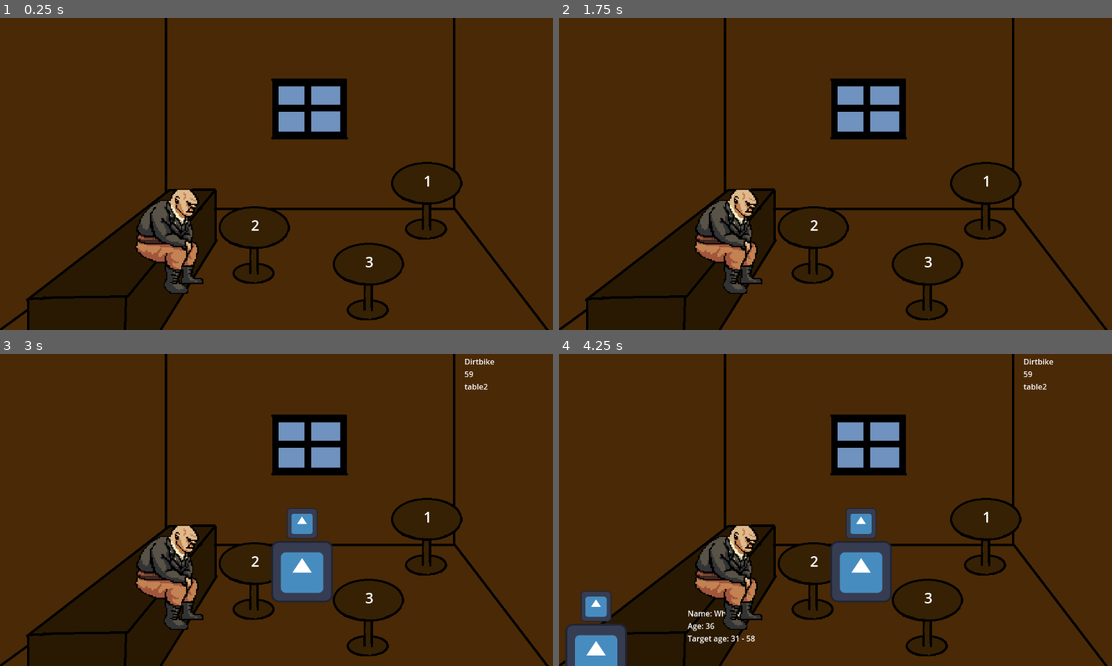
Above: before the commit, frames 1-4 (two rows, left to right).
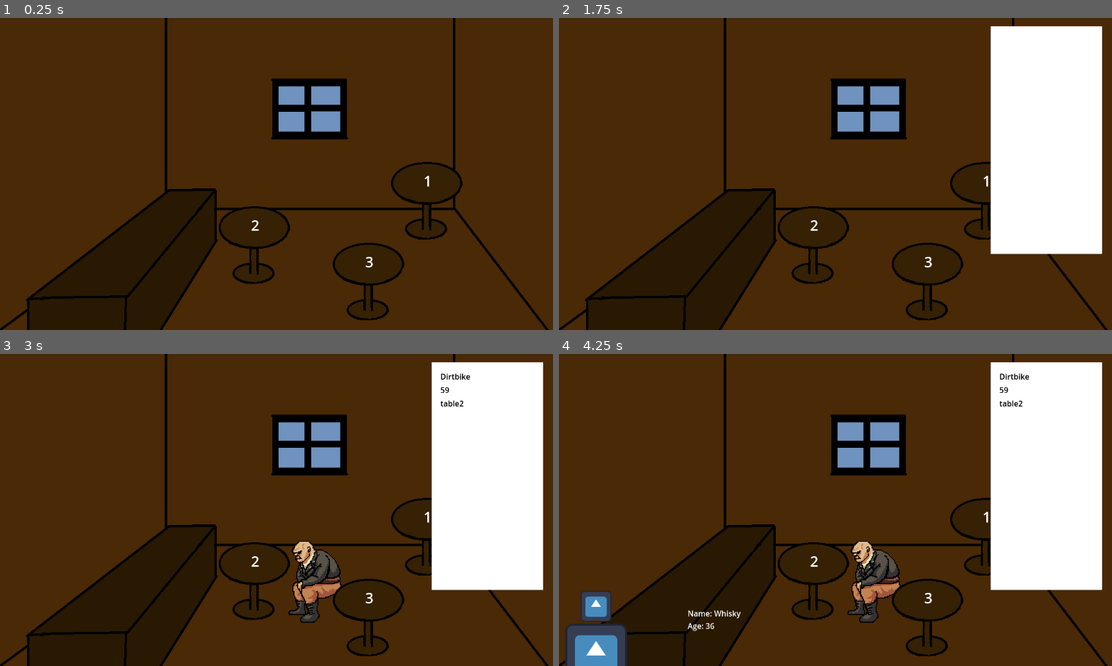
Above: after the commit, the same moments.

Repository: henpatsi/BurlyBikerBuddies
Game: Godot game, scene res://scenes/levels/level_test.tscn
Same seed, same stepped clock (60 frames per second), same inputs: the game is played once before the commit and once after it. Before the commit the project starts from res://level_test.tscn. The engine's default icon, where the game draws it, is replaced by a stand-in: a white triangle on a blue panel in a dark square.
Inputs:
- Up to frame 1 (0.25 s): no input
- Up to frame 2 (1.75 s): tap Enter at 0.5 s; tap Space (show_current_patrons) at 0.6, 1.25, 1.55 s; tap 1 (select_table1) at 1.35 s
- Up to frame 3 (3 s): tap Enter at 2 s; tap 2 (select_table2) at 2.1 s; tap Space (show_current_patrons) at 2.3, 2.75 s; tap 3 (select_table3) at 2.85 s
- Up to frame 4 (4.25 s): tap Space (show_current_patrons) at 3.05, 3.6 s; tap Enter at 3.5 s

The runs differ from the first frame. In frame 1, 2.5% of the frame differs, in the area x 24-37%, y 55-89%; in frame 2, 17%; in frame 3, 20%; in frame 4, 20%, in the area x 23-99%, y 1-93%.

Commit message:
added patron leaving and reaction to relationship

Diff:
--- a/level_test.tscn
+++ /dev/null
@@ -1,70 +0,0 @@
-[gd_scene load_steps=7 format=3 uid="uid://dfap2j2to0g7m"]
-
-[ext_resource type="Script" path="res://scripts/level_test.gd" id="1_2wxkj"]
-[ext_resource type="Texture2D" uid="uid://tgmgbpc6afsb" path="res://images/bar.png" id="1_msao1"]
-[ext_resource type="PackedScene" uid="uid://ddshbf5is1qw0" path="res://scenes/table.tscn" id="2_n7k1v"]
-[ext_resource type="Script" path="res://scripts/stats_label.gd" id="4_4kncd"]
-[ext_resource type="Script" path="res://scripts/stats_tracker.gd" id="5_61pai"]
-[ext_resource type="Texture2D" uid="uid://dndvnsyuk8lx5" path="res://images/characters/Side_Short_Neutral_OriginalSize.png" id="6_usya7"]
-
-[node name="LevelTest" type="Node2D"]
-script = ExtResource("1_2wxkj")
-
-[node name="CanvasLayer" type="CanvasLayer" parent="."]
-layer = -10
-
-[node name="Background" type="TextureRect" parent="CanvasLayer"]
-z_index = -100
-offset_right = 1152.0
-offset_bottom = 648.0
-texture = ExtResource("1_msao1")
-
-[node name="tables" type="Node" parent="."]
-
-[node name="table1" parent="tables" instance=ExtResource("2_n7k1v")]
-position = Vector2(885, 380)
-
-[node name="table2" parent="tables" instance=ExtResource("2_n7k1v")]
-position = Vector2(527, 472)
-
-[node name="Table" parent="tables/table2" index="0"]
-z_index = -40
-
-[node name="Label" parent="tables/table2/Table" index="0"]
-text = "2"
-
-[node name="table3" parent="tables" instance=ExtResource("2_n7k1v")]
-position = Vector2(764, 548)
-
-[node name="Table" parent="tables/table3" index="0"]
-z_index = -30
-
-[node name="Label" parent="tables/table3/Table" index="0"]
-text = "3"
-
-[node name="PatronSpawn" type="Node2D" parent="."]
-position = Vector2(77, 624)
-
-[node name="StatsLabel" type="Label" parent="PatronSpawn"]
-offset_left = 190.0
-offset_top = -97.0
-offset_right = 276.0
-offset_bottom = -48.0
-script = ExtResource("4_4kncd")
-
-[node name="StatsTracker" type="Node" parent="PatronSpawn"]
-script = ExtResource("5_61pai")
-
-[node name="PatronHistory" type="Label" parent="."]
-offset_left = 964.0
-offset_top = 4.0
-offset_right = 1004.0
-offset_bottom = 27.0
-
-[node name="SideShortNeutralOriginalSize" type="Sprite2D" parent="."]
-position = Vector2(386, 437)
-scale = Vector2(2.57222, 2.57222)
-texture = ExtResource("6_usya7")
-
-[editable path="tables/table2"]
-[editable path="tables/table3"]
--- a/project.godot
+++ b/project.godot
@@ -11,7 +11,7 @@
 [application]
 
 config/name="NewYearNewSkillsGameJam2023"
-run/main_scene="res://level_test.tscn"
+run/main_scene="res://scenes/levels/level_test.tscn"
 config/features=PackedStringArray("4.2", "GL Compatibility")
 config/icon="res://icon.svg"
 
--- /dev/null
+++ b/scenes/levels/level_test.tscn
@@ -0,0 +1,62 @@
+[gd_scene load_steps=7 format=3 uid="uid://dfap2j2to0g7m"]
+
+[ext_resource type="Script" path="res://scripts/level_test.gd" id="1_6twdo"]
+[ext_resource type="Texture2D" uid="uid://tgmgbpc6afsb" path="res://images/bar.png" id="2_0m166"]
+[ext_resource type="PackedScene" uid="uid://ddshbf5is1qw0" path="res://scenes/table.tscn" id="3_yfafb"]
+[ext_resource type="Script" path="res://scripts/stats_label.gd" id="4_eappc"]
+[ext_resource type="Script" path="res://scripts/stats_tracker.gd" id="5_rum17"]
+[ext_resource type="PackedScene" uid="uid://dqyh0d4yaetbx" path="res://scenes/patron_history.tscn" id="6_sy6hx"]
+
+[node name="LevelTest" type="Node2D"]
+script = ExtResource("1_6twdo")
+
+[node name="Background" type="Sprite2D" parent="."]
+z_index = -100
+position = Vector2(576, 324)
+texture = ExtResource("2_0m166")
+
+[node name="tables" type="Node" parent="."]
+
+[node name="table1" parent="tables" instance=ExtResource("3_yfafb")]
+position = Vector2(885, 380)
+
+[node name="table2" parent="tables" instance=ExtResource("3_yfafb")]
+position = Vector2(527, 472)
+
+[node name="Table" parent="tables/table2" index="0"]
+z_index = -40
+
+[node name="Label" parent="tables/table2/Table" index="0"]
+text = "2"
+
+[node name="table3" parent="tables" instance=ExtResource("3_yfafb")]
+position = Vector2(764, 548)
+
+[node name="Table" parent="tables/table3" index="0"]
+z_index = -30
+
+[node name="Label" parent="tables/table3/Table" index="0"]
+text = "3"
+
+[node name="PatronSpawn" type="Node2D" parent="."]
+position = Vector2(77, 624)
+
+[node name="StatsLabel" type="Label" parent="PatronSpawn"]
+z_index = 50
+offset_left = 190.0
+offset_top = -97.0
+offset_right = 276.0
+offset_bottom = -48.0
+script = ExtResource("4_eappc")
+
+[node name="StatsTracker" type="Node" parent="."]
+script = ExtResource("5_rum17")
+
+[node name="PatronHistory" parent="." instance=ExtResource("6_sy6hx")]
+visible = false
+z_index = 50
+position = Vector2(1012, 254)
+
+[editable path="tables/table2"]
+[editable path="tables/table3"]
+[editable path="PatronHistory"]
--- /dev/null
+++ b/scenes/levels/main_menu.tscn
@@ -0,0 +1,24 @@
+[gd_scene format=3 uid="uid://b7xvolwbu4x5g"]
+
+[node name="MarginContainer" type="MarginContainer"]
+anchors_preset = 15
+anchor_right = 1.0
+anchor_bottom = 1.0
+grow_horizontal = 2
+grow_vertical = 2
+theme_override_constants/margin_left = 200
+theme_override_constants/margin_top = 80
+theme_override_constants/margin_right = 200
+theme_override_constants/margin_bottom = 80
+
+[node name="VBoxContainer" type="VBoxContainer" parent="."]
+layout_mode = 2
+theme_override_constants/separation = 10
+
+[node name="StartButton" type="Button" parent="VBoxContainer"]
+layout_mode = 2
+text = "Start"
+
+[node name="ExitButton" type="Button" parent="VBoxContainer"]
+layout_mode = 2
+text = "Exit"
--- /dev/null
+++ b/scenes/patron_history.tscn
@@ -0,0 +1,23 @@
+[gd_scene load_steps=3 format=3 uid="uid://dqyh0d4yaetbx"]
+
+[ext_resource type="Texture2D" uid="uid://dfx0jdmljrtt8" path="res://images/history_background.png" id="1_77lfb"]
+
+[sub_resource type="LabelSettings" id="LabelSettings_xxioo"]
+line_spacing = 5.0
+font_color = Color(0, 0, 0, 1)
+
+[node name="PatronHistory" type="Node2D"]
+z_index = 100
+
+[node name="PatronHistoryLabel" type="Label" parent="."]
+z_index = 100
+offset_left = -98.0
+offset_top = -219.0
+offset_right = 98.0
+offset_bottom = 215.0
+label_settings = SubResource("LabelSettings_xxioo")
+autowrap_mode = 1
+
+[node name="PatronHistoryBackground" type="Sprite2D" parent="."]
+z_index = 50
+texture = ExtResource("1_77lfb")
--- a/scenes/sitting_patron.tscn
+++ b/scenes/sitting_patron.tscn
@@ -1,16 +1,10 @@
 [gd_scene load_steps=3 format=3 uid="uid://de5p13olsx1vs"]
 
-[ext_resource type="Texture2D" uid="uid://dhx6s2xlinobu" path="res://icon.svg" id="1_jubct"]
 [ext_resource type="Script" path="res://scripts/sitting_patron.gd" id="1_mdcq2"]
+[ext_resource type="Texture2D" uid="uid://dndvnsyuk8lx5" path="res://images/characters/Side_Short_Neutral_OriginalSize.png" id="2_de4bm"]
 
 [node name="sitting_patron" type="Node2D"]
-z_index = 50
 script = ExtResource("1_mdcq2")
 
-[node name="body" type="Sprite2D" parent="."]
-texture = ExtResource("1_jubct")
-
-[node name="head" type="Sprite2D" parent="body"]
-position = Vector2(0, -100)
-scale = Vector2(0.5, 0.5)
-texture = ExtResource("1_jubct")
+[node name="SideShortNeutralOriginalSize" type="Sprite2D" parent="."]
+texture = ExtResource("2_de4bm")
--- a/scenes/table.tscn
+++ b/scenes/table.tscn
@@ -1,7 +1,8 @@
-[gd_scene load_steps=4 format=3 uid="uid://ddshbf5is1qw0"]
+[gd_scene load_steps=5 format=3 uid="uid://ddshbf5is1qw0"]
 
 [ext_resource type="Script" path="res://scripts/table.gd" id="1_04xs8"]
 [ext_resource type="Texture2D" uid="uid://2sept5vo5dng" path="res://images/table.png" id="1_us0i2"]
+[ext_resource type="Texture2D" uid="uid://dcgmqdk3kt7dj" path="res://images/icons/heart.png" id="3_qfmve"]
 
 [sub_resource type="LabelSettings" id="LabelSettings_qnqcv"]
 font_size = 30
@@ -22,3 +23,11 @@
 label_settings = SubResource("LabelSettings_qnqcv")
 horizontal_alignment = 1
 vertical_alignment = 1
+
+[node name="RelationshipIcons" type="Node2D" parent="."]
+
+[node name="heart" type="Sprite2D" parent="RelationshipIcons"]
+visible = false
+z_index = 10
+position = Vector2(0, -158)
+texture = ExtResource("3_qfmve")
--- a/scripts/patron.gd
+++ b/scripts/patron.gd
@@ -9,7 +9,7 @@
 
 # Called when the node enters the scene tree for the first time.
 func _ready():
-	stats_tacker = get_node("/root/LevelTest/PatronSpawn/StatsTracker")
+	stats_tacker = get_node("/root/LevelTest/StatsTracker")
 	set_random_stats()
 	stats_label = get_node("/root/LevelTest/PatronSpawn/StatsLabel")
 	stats_label.show_stats(stats)
@@ -17,13 +17,13 @@
 func set_random_stats():
 	stats["name"] = stats_tacker.generate_name()
 	stats["age"] = rng.randi_range(30, 70)
-	stats["target_age_min"] = rng.randi_range(30, 50)
-	stats["target_age_max"] = rng.randi_range(stats["target_age_min"], 70)
-	print("Patron spawned with stats:")
-	print("Name" + stats["name"])
-	print("Age: " + str(stats["age"]))
-	print("Target age: " + str(stats["target_age_min"]) \
-			+ " - " + str(stats["target_age_max"]))
+	#stats["target_age_min"] = rng.randi_range(30, 50)
+	#stats["target_age_max"] = rng.randi_range(stats["target_age_min"], 70)
+	#print("Patron spawned with stats:")
+	#print("Name" + stats["name"])
+	#print("Age: " + str(stats["age"]))
+	#print("Target age: " + str(stats["target_age_min"]) \
+			#+ " - " + str(stats["target_age_max"]))
 
 # Called every frame. 'delta' is the elapsed time since the previous frame.
 func _process(delta):
@@ -51,7 +51,7 @@
 	sitting_patron.set_stats(stats, table)
 	table.add_child(sitting_patron)
 	table.add_patron(sitting_patron)
-	sitting_patron.apply_table_offset()
+	sitting_patron.fit_to_table()
 	stats_label.hide()
 	stats_tacker.add_patron(sitting_patron)
 	queue_free()
--- a/scripts/sitting_patron.gd
+++ b/scripts/sitting_patron.gd
@@ -1,20 +1,34 @@
 extends Node2D
 
-var table
 var patron_offset_x = 100
 var patron_offset_y = 20
+var patron_scale = 2
 
 var stats
 
-func apply_table_offset():
+func fit_to_table():
+	apply_offset()
+	apply_scaling()
+	flip_sprite()
+	set_ordering()
+
+func apply_offset():
 	if (stats["table"].is_full()):
 		self.position.x -= patron_offset_x
 	else:
 		self.position.x += patron_offset_x
 	self.position.y -= patron_offset_y
-	# Uncomment if sprite ordering needs to be set
-	#var table_sprite = get_node("/root/LevelTest/tables/" + table.name + "/Table")
-	#self.z_index = table_sprite.z_index - 1
+
+func apply_scaling():
+	self.scale = Vector2(patron_scale, patron_scale)
+
+func flip_sprite():
+	if (!stats["table"].is_full()):
+		self.scale.x = -self.scale.x
+
+func set_ordering():
+	var table_sprite = get_node("/root/LevelTest/tables/" + stats["table"].name + "/Table")
+	self.z_index = table_sprite.z_index + 1
 
 func set_stats(stats, table):
 	self.stats = stats
--- a/scripts/stats_label.gd
+++ b/scripts/stats_label.gd
@@ -4,6 +4,6 @@
 	self.text = ""
 	self.text += "Name: " + str(stats["name"])
 	self.text += "\nAge: " + str(stats["age"])
-	self.text += "\nTarget age: " + str(stats["target_age_min"]) \
-			 			+ " - " + str(stats["target_age_max"])
+	#self.text += "\nTarget age: " + str(stats["target_age_min"]) \
+			 			#+ " - " + str(stats["target_age_max"])
 	self.show()
--- a/scripts/stats_tracker.gd
+++ b/scripts/stats_tracker.gd
@@ -4,25 +4,30 @@
 var names = ["Dirtbike", "Whisky", "Bullet", "Killer", "Rust", "Bicep", "Chainsaw", "Harry", "Shotgun"]
 
 var current_patrons = []
+var patron_history
 var history_label
-var history_label_visible = false
+var history_visible = false
 
 func _ready():
-	history_label = get_node("/root/LevelTest/PatronHistory")
+	patron_history = get_node("/root/LevelTest/PatronHistory")
+	history_label = patron_history.get_child(0)
+	patron_history.hide()
 
 func _process(delta):
 	get_input()
 
 func get_input():
 	if (Input.is_action_just_pressed("show_current_patrons")):
-		if (!history_label_visible):
+		if (!history_visible):
 			show_current_patrons()
 		else:
-			history_label.hide()
-			history_label_visible = false
+			patron_history.hide()
+			history_visible = false
 
 func add_patron(sitting_patron):
-	current_patrons.append(sitting_patron)
+	if (current_patrons.size() == 4):
+		current_patrons.pop_back()
+	current_patrons.push_front(sitting_patron)
 
 func show_current_patrons():
 	history_label.text = ""
@@ -31,8 +36,8 @@
 		history_label.text += "\n" + str(patron.get_stats()["age"])
 		history_label.text += "\n" + patron.get_stats()["table"].name
 		history_label.text += "\n\n"
-	history_label.show()
-	history_label_visible = true
+	patron_history.show()
+	history_visible = true
 
 func generate_name():
 	var name = names[name_index]
--- a/scripts/table.gd
+++ b/scripts/table.gd
@@ -1,8 +1,12 @@
 extends Node2D
 
-var patron1
-var patron2
+var patron1 = null
+var patron2 = null
 
+var relationship_icon
+var showing_icon = false
+var icon_show_time = 2
+var discussion_time = 5
 var points = 0
 
 # Called when the node enters the scene tree for the first time.
@@ -20,23 +24,41 @@
 	else:
 		patron2 = patron
 	check_patron_match()
+	resolve_relationship()
+
+func remove_patrons():
+	patron1.queue_free()
+	patron2.queue_free()
 
 func check_patron_match():
-	get_points(patron1.get_stats()["age"] \
-				in range(patron2.get_stats()["target_age_min"], \
-						patron2.get_stats()["target_age_max"]), 1)
-	get_points(patron2.get_stats()["age"] \
-				in range(patron1.get_stats()["target_age_min"], \
-						patron1.get_stats()["target_age_max"]), 1)
+	#get_points(patron1.get_stats()["age"] \
+				#in range(patron2.get_stats()["target_age_min"], \
+						#patron2.get_stats()["target_age_max"]), 1)
+	#get_points(patron2.get_stats()["age"] \
+				#in range(patron1.get_stats()["target_age_min"], \
+						#patron1.get_stats()["target_age_max"]), 1)
 	print("Match points: " + str(points))
+
+func resolve_relationship():
+	await get_tree().create_timer(discussion_time).timeout
+	if points >= 0:
+		relationship_icon = get_node("RelationshipIcons/heart")
+	wait_hide_icon()
+	await get_tree().create_timer(icon_show_time).timeout
+	remove_patrons()
+
+func wait_hide_icon():
+	relationship_icon.show()
+	showing_icon = true
+	await get_tree().create_timer(icon_show_time).timeout
+	relationship_icon.hide()
+	showing_icon = false
 
 func get_points(match, amount):
 	var change = amount if match else -amount
 	points += change
 
 func is_full():
-	if (patron1 != null and patron2 != null):
-		print(self.name + " is full")
-		return true
-	print("Table has room")
-	return false
+	if (patron1 == null or patron2 == null):
+		return false
+	return true
Binary file added: images/history_background.png
Not shown, added: images/history_background.png.import
Binary file added: images/icons/heart.png
Not shown, added: images/icons/heart.png.import
Not shown, changed: README.md
